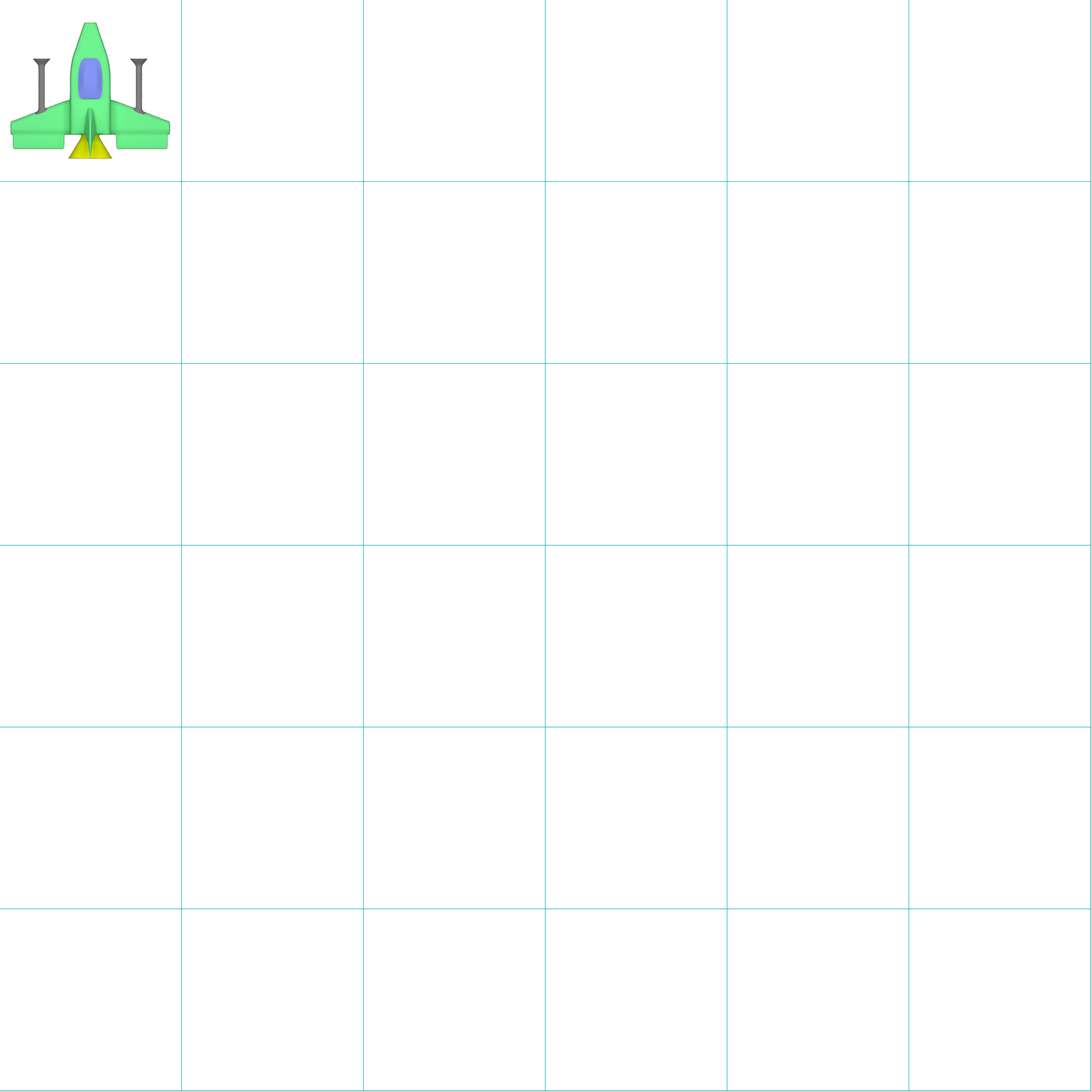
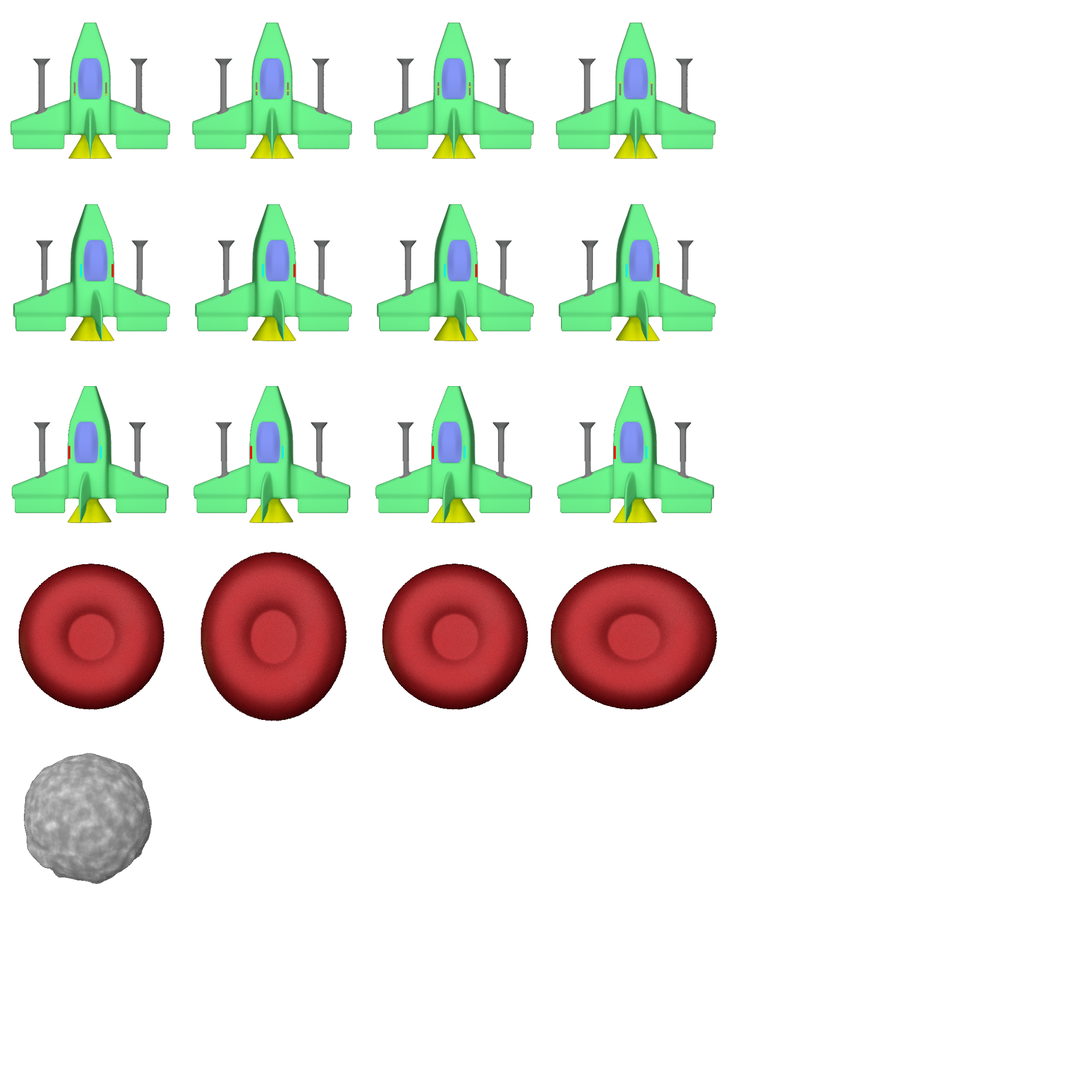
Before/after of a (1091, 1091) layered artwork. What changed in the layer stack:
added layer "White_Cell_1" above "Red_Cell_4" over (x1=23, y1=753, x2=153, y2=885)
added layer "Red_Cell_4" above "Red_Cell_3" over (x1=550, y1=563, x2=718, y2=711)
added layer "Red_Cell_3" above "Red_Cell_2" over (x1=382, y1=563, x2=529, y2=711)
added layer "Red_Cell_2" above "Red_Cell_1" over (x1=200, y1=551, x2=347, y2=722)
added layer "Red_Cell_1" above "Light_LeftTilt" over (x1=18, y1=563, x2=165, y2=711)
added layer "Light_LeftTilt" above "Ship_LeftTilt" over (x1=68, y1=445, x2=648, y2=460)
added layer "Ship_LeftTilt" above "Lights_RightTurn" over (x1=11, y1=386, x2=715, y2=529)
added layer "Lights_RightTurn" above "Ship_RightTilt" over (x1=80, y1=264, x2=660, y2=278)
added layer "Ship_RightTilt" above "Lights_Frame4" over (x1=12, y1=204, x2=716, y2=347)
added layer "Lights_Frame4" above "Ship_Frame4" over (x1=619, y1=81, x2=653, y2=96)
added layer "Ship_Frame4" above "Lights_Frame3" over (x1=555, y1=21, x2=717, y2=159)
added layer "Lights_Frame3" above "Ship_Frame3" over (x1=437, y1=82, x2=472, y2=96)
added layer "Ship_Frame3" above "Lights_Frame2" over (x1=373, y1=21, x2=535, y2=159)
added layer "Lights_Frame2" above "Ship_Frame2" over (x1=255, y1=82, x2=290, y2=96)
added layer "Ship_Frame2" above "Lights_Frame1" over (x1=192, y1=21, x2=353, y2=159)
added layer "Lights_Frame1" above "Ship_Frame1" over (x1=73, y1=82, x2=108, y2=96)
hid "Grid" over (x1=0, y1=0, x2=1091, y2=1091)
